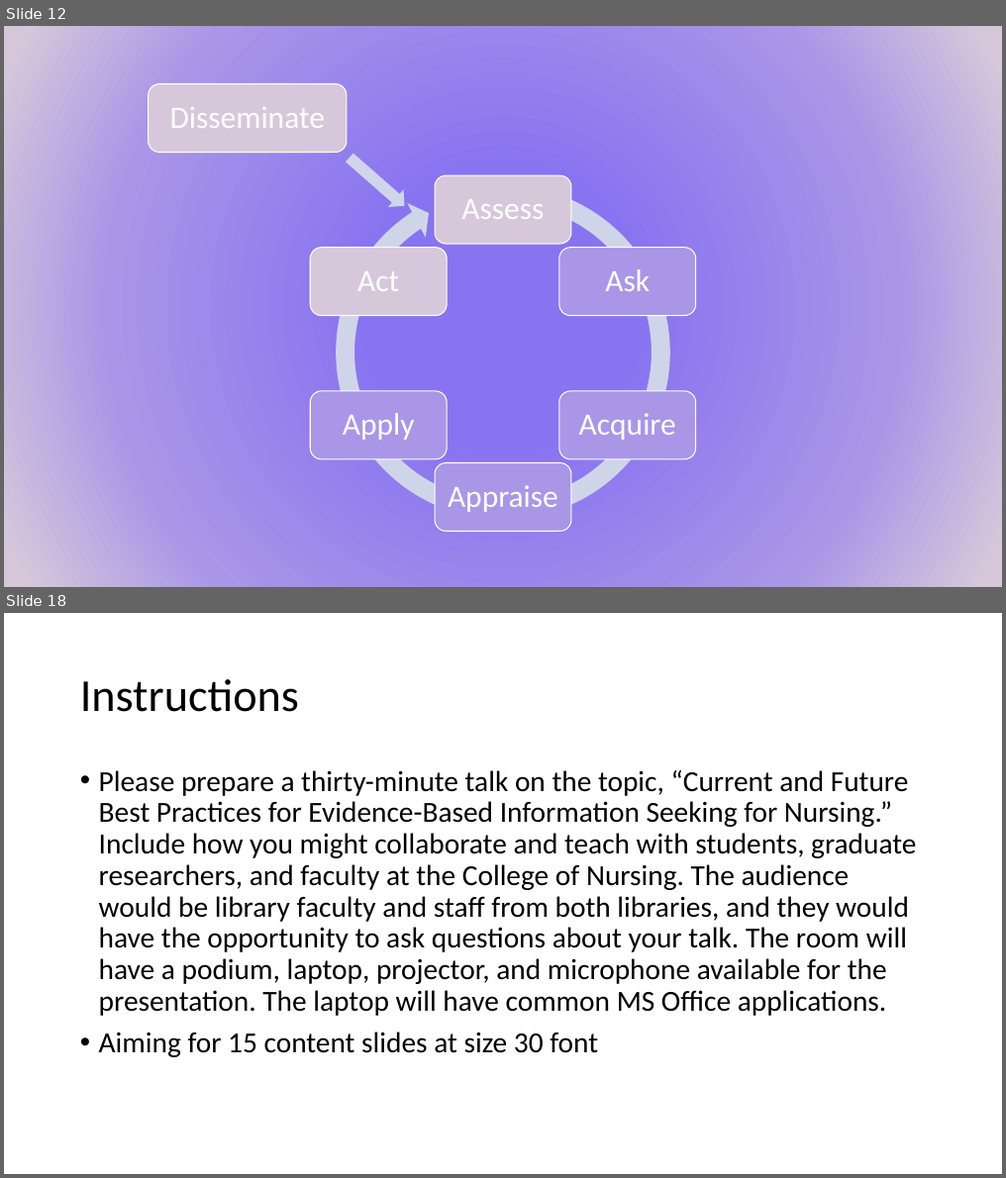
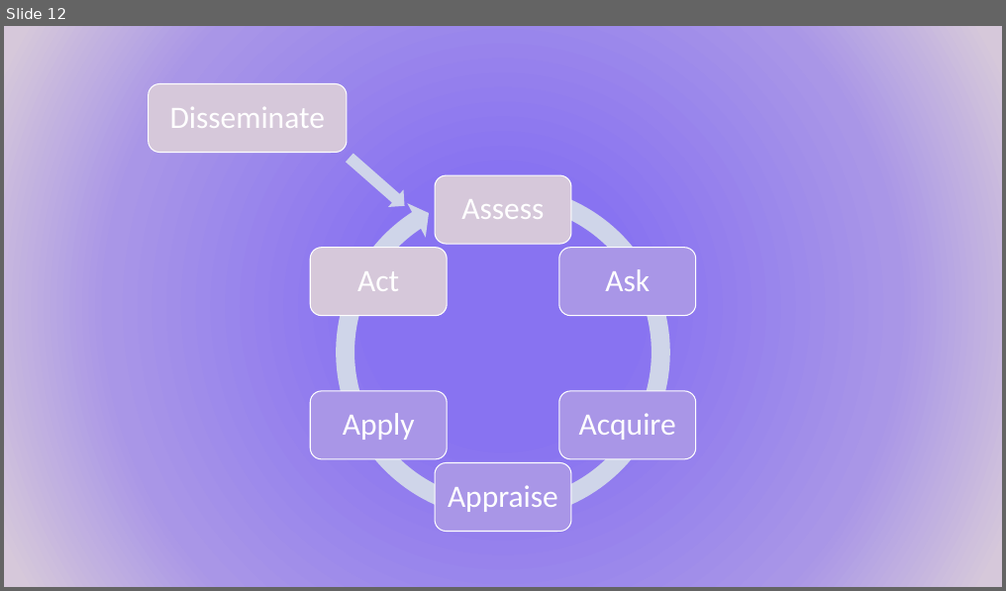
Before and after one commit to mattweirick/mattweirick.github.io, a slide deck: files/au-presentation-20181009.pptx. Shown one above the other, each under a label of ours: slides 12 and 18 before the commit, slide 12 after it; the slides between them are not shown. The pictures are 1006x1178 and 1006x591 pixels, drawn with LibreOffice and Linux fonts; fonts in the diff are those of the drawing. Boxes give left, top, right and bottom in pixels: in the first picture for what was removed or moved away, otherwise in the second. Text is boxed around its words. In the diff, an @@ line names an element or a change of style, - is before the commit and + after.

```diff
--- a/files/au-presentation-20181009.pptx
+++ b/files/au-presentation-20181009.pptx
@@ slide 18 removed at bbox=[4, 613, 1002, 1174], background #FFFFFF @@
@@ title removed at bbox=[80, 679, 299, 712] @@
-Instructions
@@ text removed at bbox=[99, 770, 916, 1058] @@
-• Please prepare a thirty-minute talk on the topic, “Current and Future Best Practices for Evidence-Based Information Seeking for Nursing.” Include how you might collaborate and teach with students, graduate researchers, and faculty at the College of Nursing. The audience would be library faculty and staff from both libraries, and they would have the opportunity to ask questions about your talk. The room will have a podium, laptop, projector, and microphone available for the presentation. The laptop will have common MS Office applications.
-• Aiming for 15 content slides at size 30 font
```
Also in this commit, not shown: 6 slides changed, 1 other slide removed.
